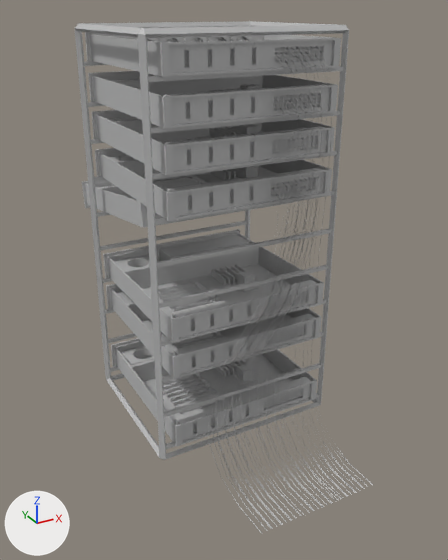
Renders of the FBX model Team Seven Project/Assets/Meshes/Env_Servers_03.fbx from each side of a commit.
Before and after are seen from a 50 mm lens placed at (-1.42, -2.76, 2.09), pointed at (-0.03, -0.24, 0.83). The axes (+X, +Y, +Z) are drawn at lower left. The lights are the same throughout. Where no turn or scale is listed for an object, it has been applied to the vertices.

Script lines for the objects in view, before the commit:
```python
me_mesh = bpy.data.meshes.new('Mesh')
me_mesh.from_pydata(...)  # 22846 vertices, 34196 faces; spans x -0.5..0.5, y -1.08..0.74, z 0.01..2.02
# faces by material slot: [32724, 1472]
me_mesh.materials.append(mat_servertexture1)  # grey #bcbcbc
me_mesh.materials.append(mat_wires)  # grey #bcbcbc
ob_env_servers_03 = bpy.data.objects.new('Env_Servers_03', me_mesh)
ob_env_servers_03.location = (0.0, 0.0, 0.0)
```
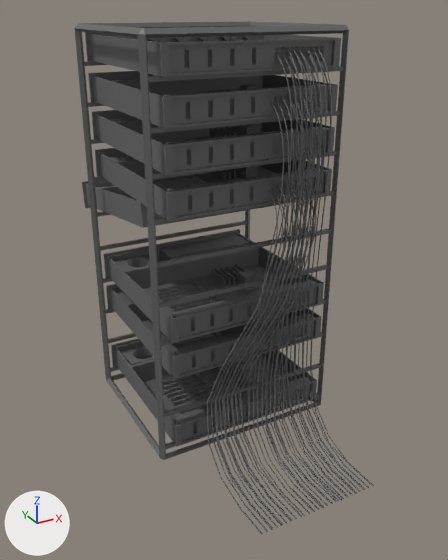
What differs and where, as boxes [x1, y1, x2, y2] in the pictures (448 x 560 px):
'Env_Servers_03', reshaped: before [74, 21, 373, 534]; after [74, 21, 374, 534]
part 1 of me_mesh, built on: before [231, 98, 357, 528]; after [207, 46, 374, 533]
part 2 of me_mesh, recoloured: [74, 21, 349, 460] in both
part 3 of me_mesh, recoloured: before [208, 46, 368, 534]; after [208, 192, 368, 534]

What changed in the scene script:
```text
Add mat_servertexture:
    mat_servertexture = principled_material('ServerTexture')
    mat_servertexture.base_color = (0.123, 0.123, 0.123)  # dark grey #626262
Change me_mesh:
    used by ob_env_servers_03; location = (0.0, 0.0, 0.0)
    remove me_mesh.from_pydata(...)  # 22846 vertices, 34196 faces; spans x -0.5..0.5, y -1.08..0.74, z 0.01..2.02
    add me_mesh.from_pydata(...)  # 24284 vertices, 37015 faces; spans x -0.5..0.5, y -1.08..0.74, z 0.01..2.02
    me_mesh part 1: 35 vertices moved within x -0.26..0.26, y -1.07..-0.44, z 0.01..1.72; 59 vertices removed from x -0.05..0.15, y -0.89..-0.42, z 0.01..1.73; 1497 vertices added at x -0.33..0.32, y -1.08..-0.43, z 0.01..1.93
    me_mesh part 2: 32621 faces spanning x -0.5..0.5, y -0.46..0.74, z 0.01..2.02 switch from mat_servertexture1 (grey #bcbcbc) to mat_servertexture (dark grey #626262)
    me_mesh part 3: 1092 faces spanning x -0.33..0.32, y -1.08..-0.42, z 0.01..1.93 switch from mat_wires (grey #bcbcbc) to mat_servertexture (dark grey #626262)
```
